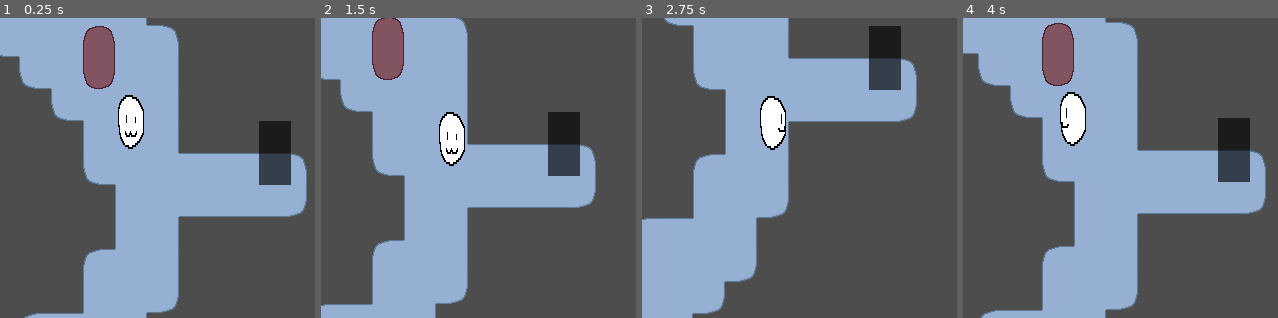
Above: before the commit, frames 1-4 (left to right).
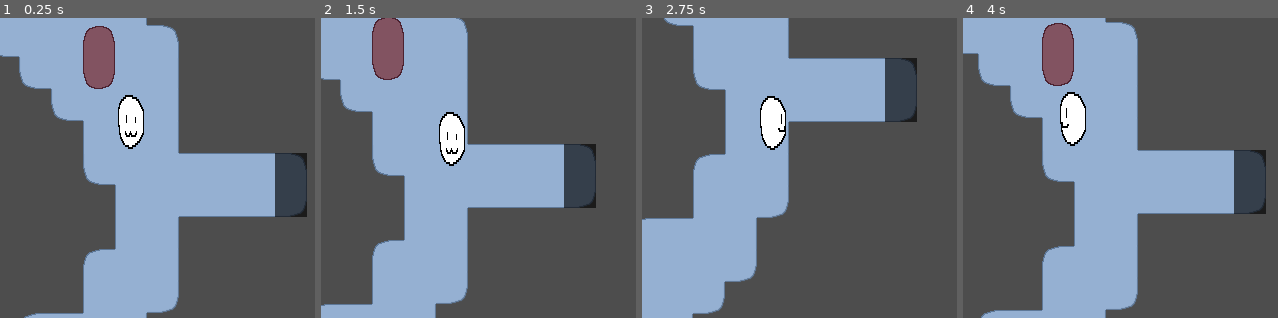
Above: after the commit, the same moments.

Repository: RubeculaBee/dream-catcher
Game: Godot game, scene res://Scenes/Gameobjects/game.tscn
The game is run twice, just before and just after one commit, with the same random seed, the same clock (stepped at 60 frames per second) and the same inputs. Before the commit the project has no main scene; this scene is started directly in both runs.
Inputs:
- Up to frame 1 (0.25 s): no input
- Up to frame 2 (1.5 s): tap Enter at 0.5 s; hold Right (right) 0.53-1.28 s; hold Down (down) from 1.28 s (still down)
- Up to frame 3 (2.75 s): release Down (down) at 2.03 s; hold Right (right) from 2.03 s (still down)
- Up to frame 4 (4 s): release Right (right) at 2.78 s; hold Up (up) 2.78-3.53 s; hold Left (left) from 3.53 s (still down)
The pictures show only the part of the screen within x 45-95%, y 33-83%; the shares and areas given below are measured in that part.

The runs differ from the first frame. In frame 1, 3.3% of the frame differs, in the area x 82-98%, y 34-67%; in frame 2, 3.3%; in frame 3, 3.3%; in frame 4, 3.3%.

Commit message:
game manager finds screen transitions
added collisionbox to player

Diff:
--- a/Scenes/Gameobjects/Player.tscn
+++ b/Scenes/Gameobjects/Player.tscn
@@ -1,7 +1,10 @@
-[gd_scene load_steps=3 format=3 uid="uid://dl5sm7g38ks6q"]
+[gd_scene load_steps=4 format=3 uid="uid://dl5sm7g38ks6q"]
 
 [ext_resource type="SpriteFrames" uid="uid://cs4sr2olxrhrj" path="res://Resources/SpriteFrames/muse-placeholder.tres" id="1_ei5lw"]
 [ext_resource type="Script" uid="uid://chyesgvfxjlxj" path="res://Scripts/player.gd" id="1_tyf51"]
+
+[sub_resource type="RectangleShape2D" id="RectangleShape2D_tyf51"]
+size = Vector2(32, 32)
 
 [node name="Player" type="Node2D"]
 texture_filter = 1
@@ -15,3 +18,9 @@
 
 [node name="Camera2D" type="Camera2D" parent="."]
 position_smoothing_enabled = true
+
+[node name="Area2D" type="Area2D" parent="."]
+
+[node name="CollisionShape2D" type="CollisionShape2D" parent="Area2D"]
+position = Vector2(16, 16)
+shape = SubResource("RectangleShape2D_tyf51")
--- a/Scenes/Gameobjects/screen_transition.tscn
+++ b/Scenes/Gameobjects/screen_transition.tscn
@@ -5,15 +5,14 @@
 [sub_resource type="RectangleShape2D" id="RectangleShape2D_2e1r8"]
 size = Vector2(32, 32)
 
-[node name="Screen Transition" type="Area2D"]
+[node name="transition" type="Area2D"]
 script = ExtResource("1_04er1")
 
 [node name="CollisionShape2D" type="CollisionShape2D" parent="."]
+position = Vector2(16, 16)
 shape = SubResource("RectangleShape2D_2e1r8")
 
 [node name="ColorRect" type="ColorRect" parent="."]
-offset_left = -16.0
-offset_top = -16.0
-offset_right = 16.0
-offset_bottom = 16.0
+offset_right = 32.0
+offset_bottom = 32.0
 color = Color(0, 0, 0, 0.6431373)
--- a/Scripts/game_manager.gd
+++ b/Scripts/game_manager.gd
@@ -6,6 +6,7 @@
 # Nodes
 var terrain: TileMapLayer
 var player: Player
+var screen_transitions: Array
 
 func _ready() -> void:
 	player = get_parent().find_child("Player")
@@ -13,6 +14,9 @@
 	player_move_response.connect(Callable(player, "_on_move_response")) # connect player to game_manager's signal
 
 	terrain = get_parent().find_child("Terrain Tile Map")
+
+	screen_transitions = get_parent().find_child("Screen Transitions").get_children()
+	print(screen_transitions)
 
 func _on_player_tried_move(tile: Vector2i) -> void:
 	if terrain == null:
--- a/Scripts/screen_transition.gd
+++ b/Scripts/screen_transition.gd
@@ -1 +1,4 @@
 extends Area2D
+class_name ScreenTransition
+
+@export var next_screen: PackedScene
--- a/project.godot
+++ b/project.godot
@@ -11,6 +11,7 @@
 [application]
 
 config/name="Dream Catcher"
+run/main_scene="uid://3yevyyty3btf"
 config/features=PackedStringArray("4.5", "Mobile")
 config/icon="res://Resources/Images/icon.svg"
 
